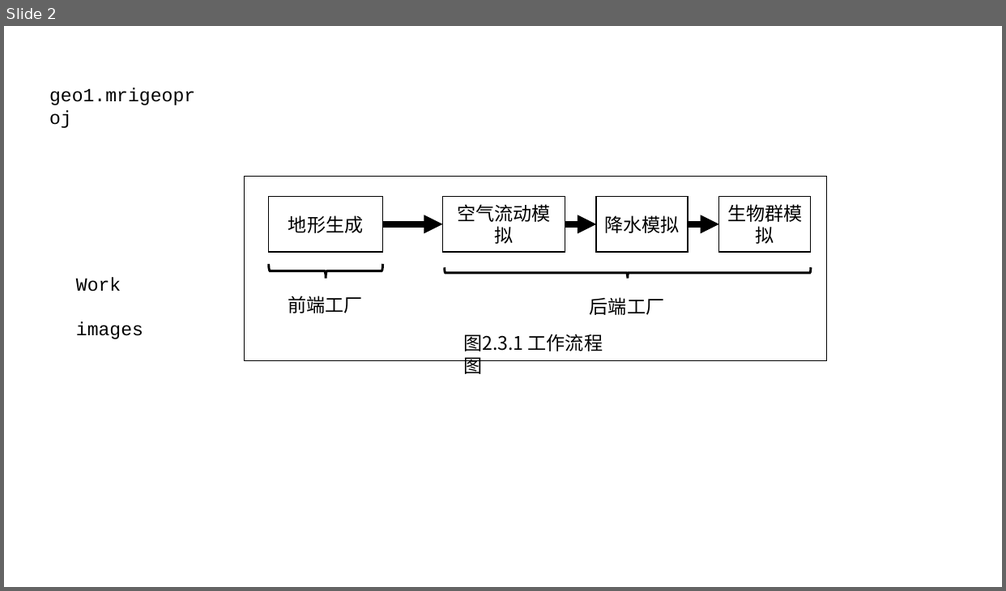
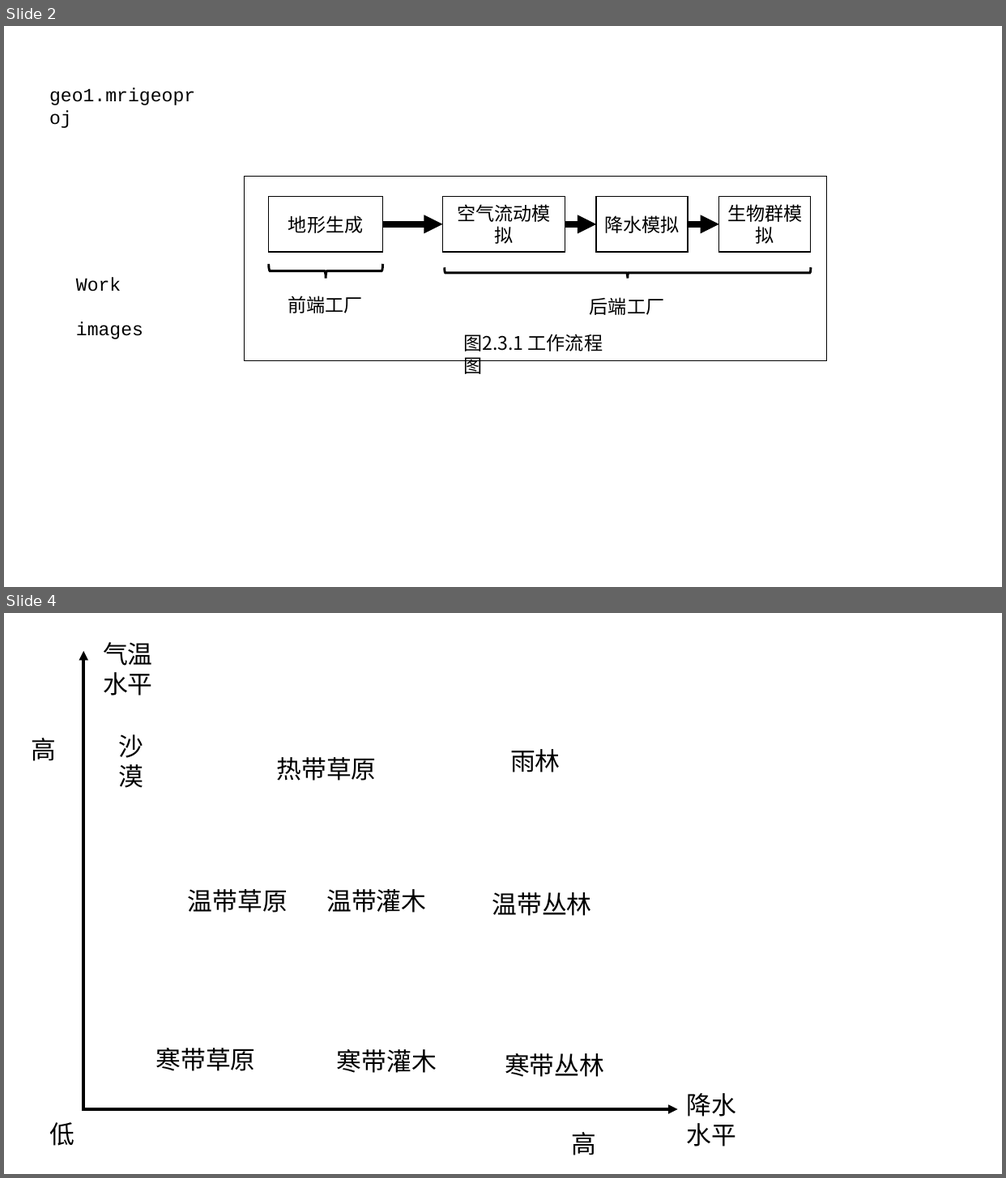
Before and after one commit to ijrys/WorldCreater, a slide deck: Docs/Technology.pptx. Shown one above the other, each under a label of ours: slide 2 before the commit, slides 2 and 4 after it; the slides between them are not shown. The pictures are 1006x591 and 1006x1178 pixels, drawn with LibreOffice and Linux fonts; fonts in the diff are those of the drawing. Boxes give left, top, right and bottom in pixels: in the first picture for what was removed or moved away, otherwise in the second. Text is boxed around its words. In the diff, an @@ line names an element or a change of style, - is before the commit and + after.

```diff
--- a/Docs/Technology.pptx
+++ b/Docs/Technology.pptx
@@ slide 4 added at bbox=[4, 613, 1002, 1174], background #FFFFFF @@
@@ arrow added from (83, 1111) to (83, 651), #000000 3 pt @@
@@ text added at bbox=[103, 642, 153, 696], 24 pt, text #000000 @@
+气温水平
@@ text added at bbox=[32, 738, 57, 761], 24 pt, text #000000 @@
+高
@@ text added at bbox=[119, 735, 144, 788], 24 pt, text #000000 @@
+沙漠
@@ text added at bbox=[276, 757, 376, 781], 24 pt, text #000000 @@
+热带草原
@@ text added at bbox=[510, 749, 560, 773], 24 pt, text #000000 @@
+雨林
@@ text added at bbox=[188, 889, 288, 913], 24 pt, text #000000 @@
+温带草原
@@ text added at bbox=[326, 889, 426, 913], 24 pt, text #000000 @@
+温带灌木
@@ text added at bbox=[492, 892, 591, 916], 24 pt, text #000000 @@
+温带丛林
@@ text added at bbox=[155, 1048, 255, 1071], 24 pt, text #000000 @@
+寒带草原
@@ text added at bbox=[337, 1050, 437, 1073], 24 pt, text #000000 @@
+寒带灌木
@@ text added at bbox=[505, 1054, 604, 1077], 24 pt, text #000000 @@
+寒带丛林
@@ text added at bbox=[687, 1093, 737, 1147], 24 pt, text #000000 @@
+降水水平
@@ text added at bbox=[49, 1122, 74, 1146], 24 pt, text #000000 @@
+低
@@ arrow added from (83, 1110) to (678, 1110), #000000 3 pt @@
@@ text added at bbox=[572, 1132, 597, 1156], 24 pt, text #000000 @@
+高
```
Also in this commit, not shown: 1 other slide added, 3 other files.
